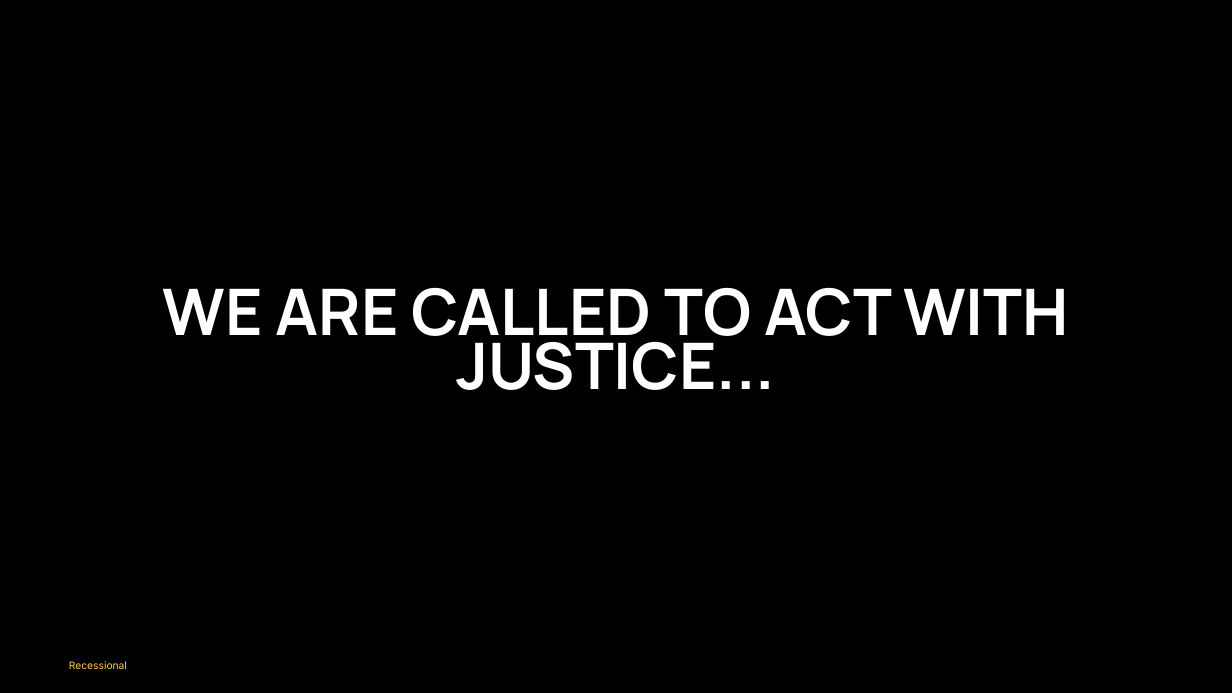
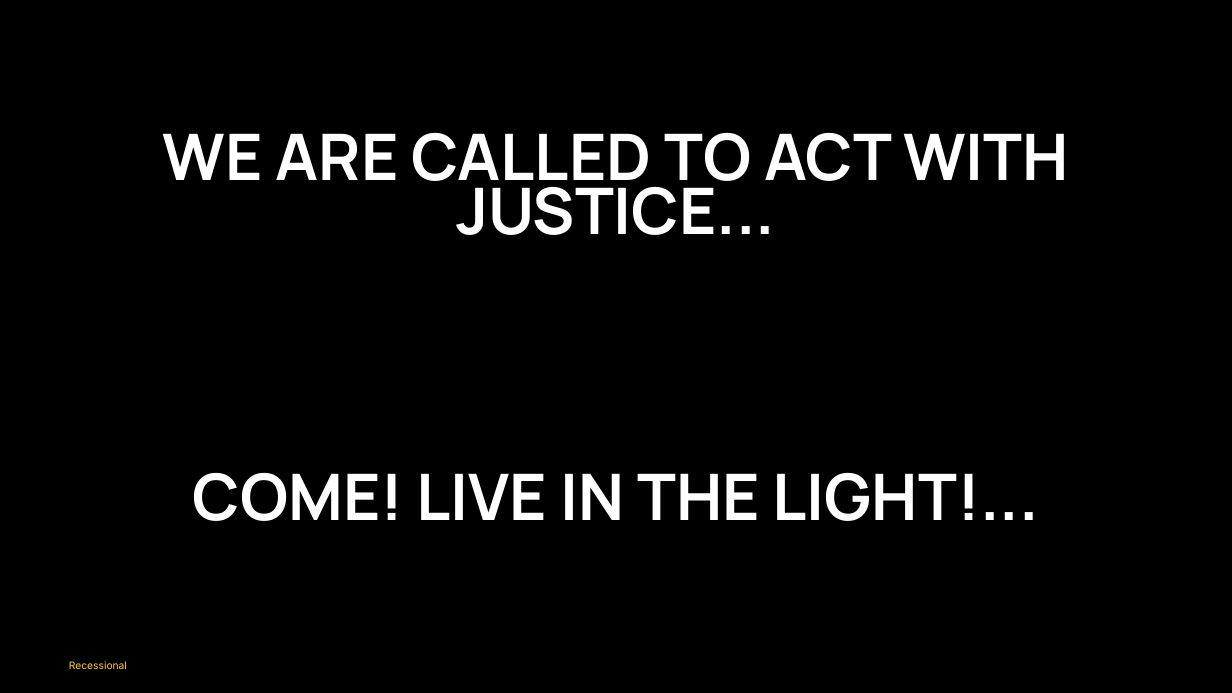
Before and after one commit to divinogabriel9/verbum, a slide deck: slide 68 of outputs/GFCC14Jun2026_11thSundayinOrdinaryTime.pptx (slide 75 before the commit). Drawn at 1232x693 pixels with LibreOffice and Linux fonts; fonts in the diff are those of the drawing. Boxes give left, top, right and bottom in pixels: in the first picture for what was removed or moved away, otherwise in the second. Text is boxed around its words. In the diff, an @@ line names an element or a change of style, - is before the commit and + after.

```diff
--- a/outputs/GFCC14Jun2026_11thSundayinOrdinaryTime.pptx
+++ b/outputs/GFCC14Jun2026_11thSundayinOrdinaryTime.pptx
@@ text "WE ARE CALLED TO ACT ...": place and size @@
-text "WE ARE CALLED TO ACT ..." at <box>163,288,1069,390</box>
+text "WE ARE CALLED TO ACT ..." at <box>163,133,1069,235</box>
@@ text added at <box>193,473,1039,521</box>, 75 pt, text #FFFFFF, bold @@
+COME! LIVE IN THE LIGHT!...
```
Also in this commit, not shown: 11 other slides changed, 1 slide added, 12 slides removed, 28 other files.
